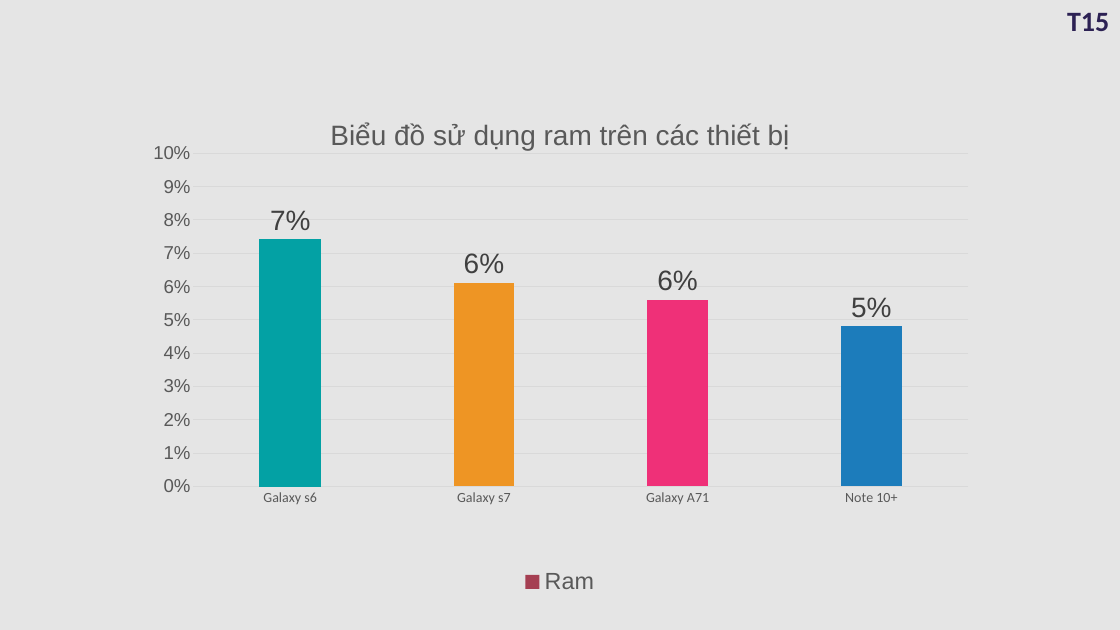
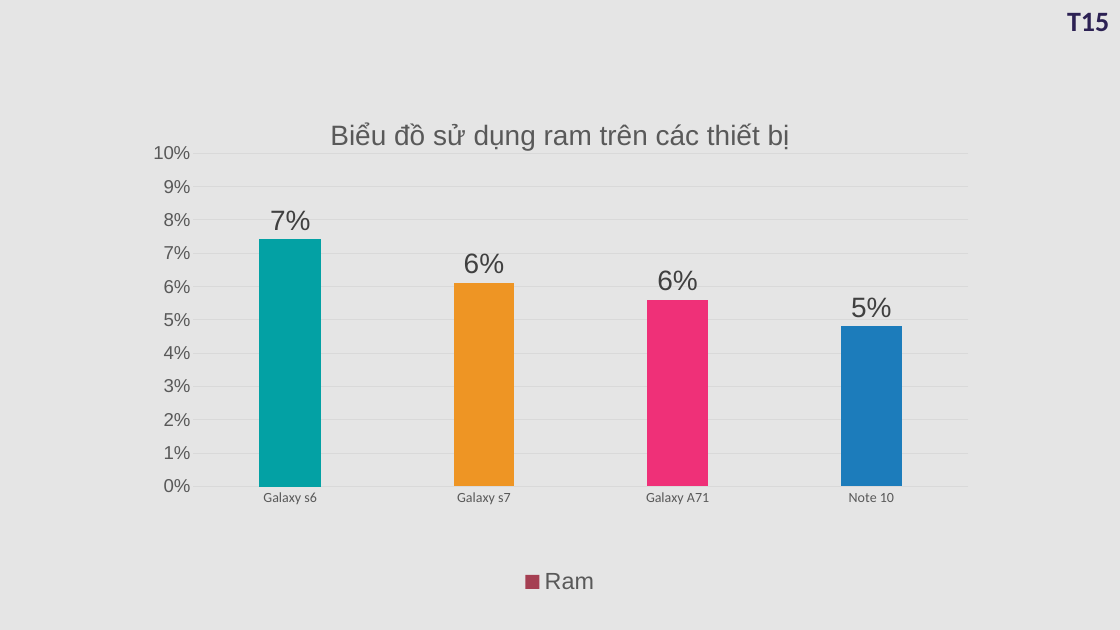
Before and after one commit to daihieptn97/share, a slide deck: slide 7 of Đồ án/BaoCao.pptx (slide 4 before the commit). Drawn at 1120x630 pixels with LibreOffice and Linux fonts; fonts in the diff are those of the drawing. Boxes give left, top, right and bottom in pixels: in the first picture for what was removed or moved away, otherwise in the second. Text is boxed around its words. In the diff, an @@ line names an element or a change of style, - is before the commit and + after.

```diff
--- a/Đồ án/BaoCao.pptx
+++ b/Đồ án/BaoCao.pptx
@@ column chart at [142, 102, 978, 600] @@
-categories: Galaxy s6, Galaxy s7, Galaxy A71, Note 10+
+categories: Galaxy s6, Galaxy s7, Galaxy A71, Note 10
```
Also in this commit, not shown: 1 other slide changed, 3 slides added, 1 other file.
